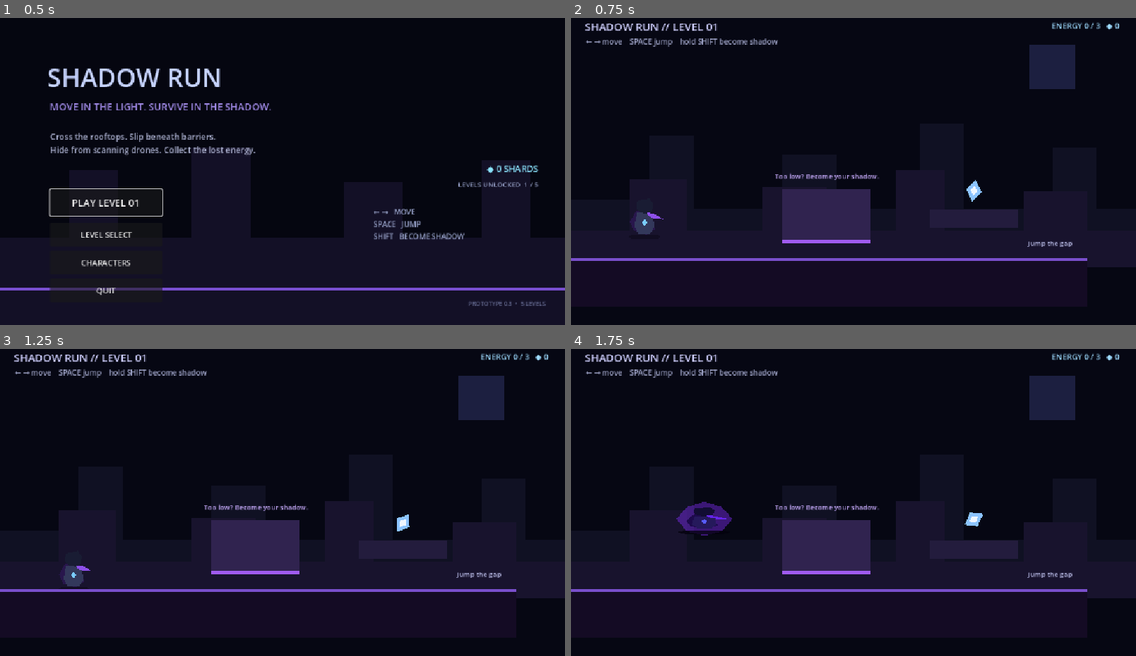
Above: before the commit, frames 1-4 (two rows, left to right).
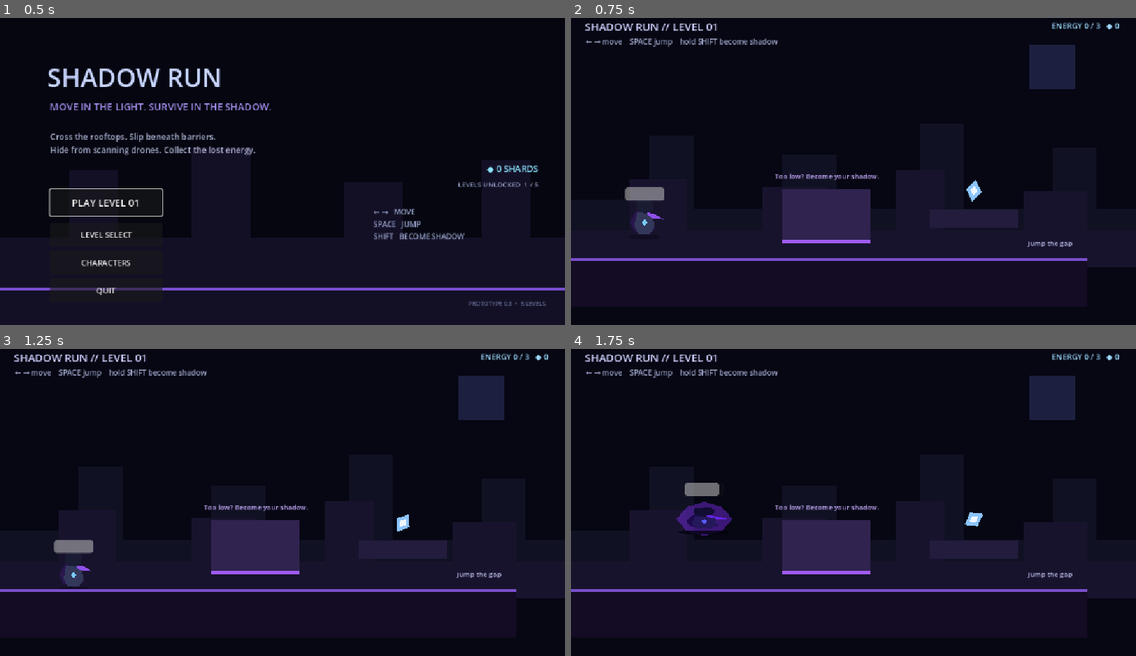
Above: after the commit, the same moments.

Repository: Yass29/shadow-run
Game: Godot game, scene res://main_menu.tscn
The game is run twice, just before and just after one commit, with the same random seed, the same clock (stepped at 60 frames per second) and the same inputs.
Inputs:
- Up to frame 1 (0.5 s): no input
- Up to frame 2 (0.75 s): click "PLAY LEVEL 01" at 0.5 s
- Up to frame 3 (1.25 s): no input
- Up to frame 4 (1.75 s): tap Enter (ui_accept) at 1.25, 1.52, 1.55 s; hold Right (ui_right) from 1.28 s (still down); hold Shift from 1.28 s (still down)

Frame 1 is identical in both runs. In frame 2, 0.3% of the frame differs, in the area x 9-17%, y 55-60%; in frame 3, 0.3%, in the area x 9-17%, y 62-67%; in frame 4, 0.3%.

Commit message:
Add shadow energy meter and meaningful transformation limits

Diff:
--- a/player.gd
+++ b/player.gd
@@ -9,6 +9,11 @@
 const COYOTE_TIME := 0.12
 const JUMP_BUFFER_TIME := 0.12
 const MAX_FALL_SPEED := 900.0
+const SHADOW_MAX_ENERGY := 100.0
+const SHADOW_DRAIN_RATE := 30.0
+const SHADOW_RECHARGE_RATE := 24.0
+const SHADOW_RECOVER_THRESHOLD := 35.0
+const DASH_ENERGY_COST := 22.0
 
 var is_shadow := false
 var facing := 1.0
@@ -19,6 +24,9 @@
 var dash_flash := 0.0
 var coyote_timer := 0.0
 var jump_buffer_timer := 0.0
+var shadow_energy := SHADOW_MAX_ENERGY
+var shadow_exhausted := false
+var shadow_meter: ProgressBar
 
 @onready var body: Node2D = $Body
 @onready var collision: CollisionShape2D = $CollisionShape2D
@@ -30,6 +38,7 @@
 	body.scale = NORMAL_VISUAL_SCALE
 	shadow_aura.modulate.a = 0.0
 	collision_mask = 3
+	create_shadow_meter()
 	apply_selected_skin()
 
 func _physics_process(delta: float) -> void:
@@ -61,8 +70,11 @@
 	else:
 		velocity.x = move_toward(velocity.x, 0, SPEED * 5.0 * delta)
 
-	set_shadow_mode(Input.is_key_pressed(KEY_SHIFT))
+	update_shadow_energy(delta)
+	var wants_shadow := Input.is_key_pressed(KEY_SHIFT) and not shadow_exhausted and shadow_energy > 0.0
+	set_shadow_mode(wants_shadow)
 	handle_shadow_dash()
+	shadow_meter.value = shadow_energy
 	move_and_slide()
 	animate_character(direction, delta)
 
@@ -76,11 +88,36 @@
 	if dash_latched or not shadow_dash_enabled or not is_shadow or dash_cooldown > 0.0:
 		return
 
+	if shadow_energy < DASH_ENERGY_COST:
+		return
+
 	dash_latched = true
 	dash_cooldown = 0.65
 	dash_flash = 0.16
+	shadow_energy -= DASH_ENERGY_COST
 	velocity.x = facing * 760.0
 	velocity.y = 0.0
+
+func create_shadow_meter() -> void:
+	shadow_meter = ProgressBar.new()
+	shadow_meter.position = Vector2(-40, -66)
+	shadow_meter.size = Vector2(80, 8)
+	shadow_meter.min_value = 0.0
+	shadow_meter.max_value = SHADOW_MAX_ENERGY
+	shadow_meter.value = shadow_energy
+	shadow_meter.show_percentage = false
+	shadow_meter.z_index = 30
+	add_child(shadow_meter)
+
+func update_shadow_energy(delta: float) -> void:
+	if is_shadow:
+		shadow_energy = max(shadow_energy - SHADOW_DRAIN_RATE * delta, 0.0)
+		if shadow_energy <= 0.0:
+			shadow_exhausted = true
+	else:
+		shadow_energy = min(shadow_energy + SHADOW_RECHARGE_RATE * delta, SHADOW_MAX_ENERGY)
+		if shadow_exhausted and shadow_energy >= SHADOW_RECOVER_THRESHOLD:
+			shadow_exhausted = false
 
 func set_shadow_mode(enabled: bool) -> void:
 	if is_shadow == enabled:
